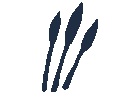
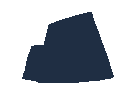
Layer changes from the first 140×98 image to the second:
added layer "Layer 2" above "Layer 1" over [22, 12, 114, 83]
hid "Layer 1", painted on it over [42, 2, 98, 92]
